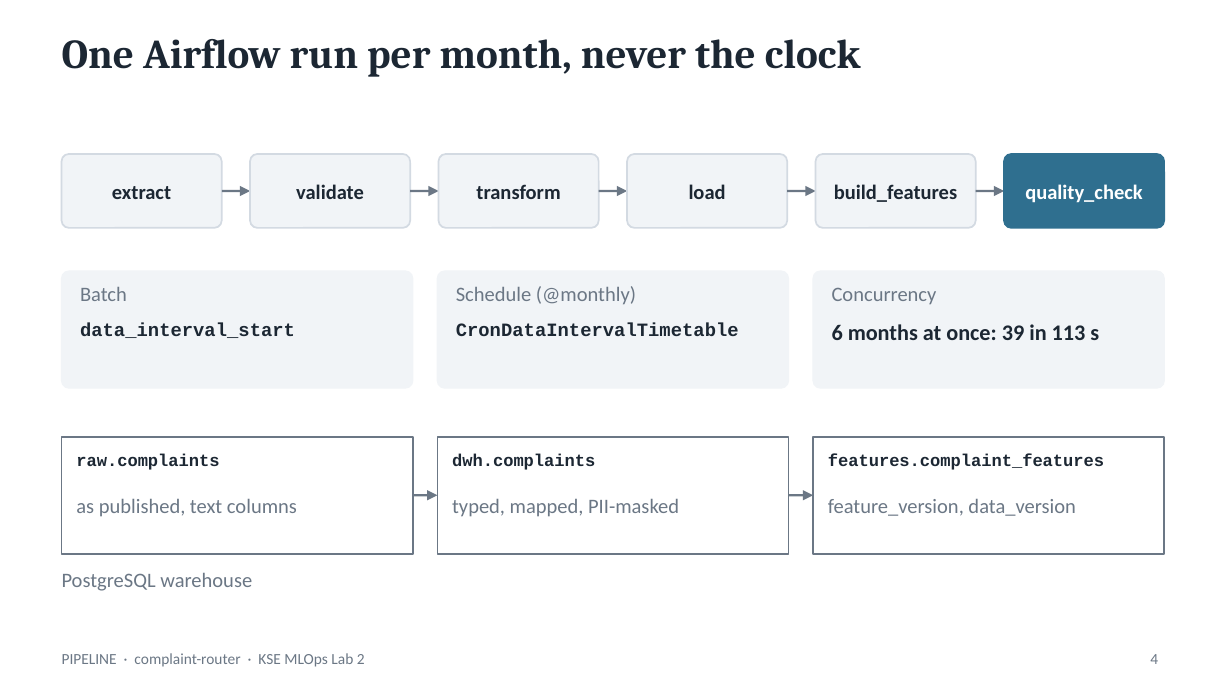
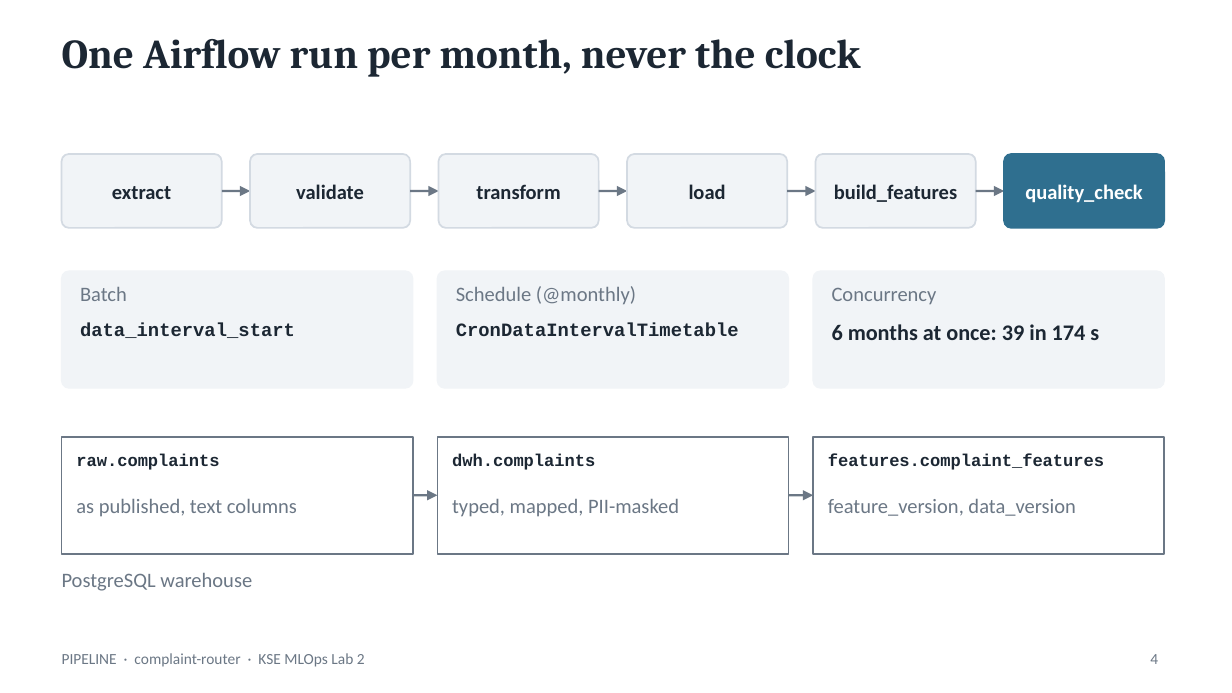
Before and after one commit to goodfrog33/kse-mlops-complaint-router, a slide deck: slide 4 of docs/presentation/complaint-router-lab2.pptx. Drawn at 1232x693 pixels with LibreOffice and Linux fonts; fonts in the diff are those of the drawing. Boxes give left, top, right and bottom in pixels: in the first picture for what was removed or moved away, otherwise in the second. Text is boxed around its words. In the diff, an @@ line names an element or a change of style, - is before the commit and + after.

```diff
--- a/docs/presentation/complaint-router-lab2.pptx
+++ b/docs/presentation/complaint-router-lab2.pptx
@@ text at <box>832,324,1099,340</box>: text changed @@
-6 months at once: 39 in 113 s
+6 months at once: 39 in 174 s
```
Also in this commit, not shown: 9 other slides changed, 10 other files.
